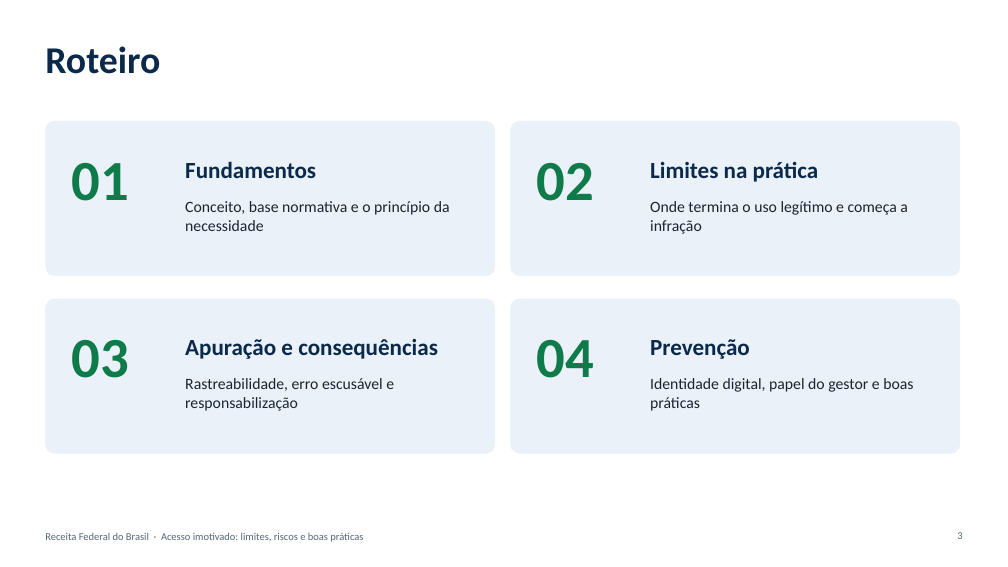
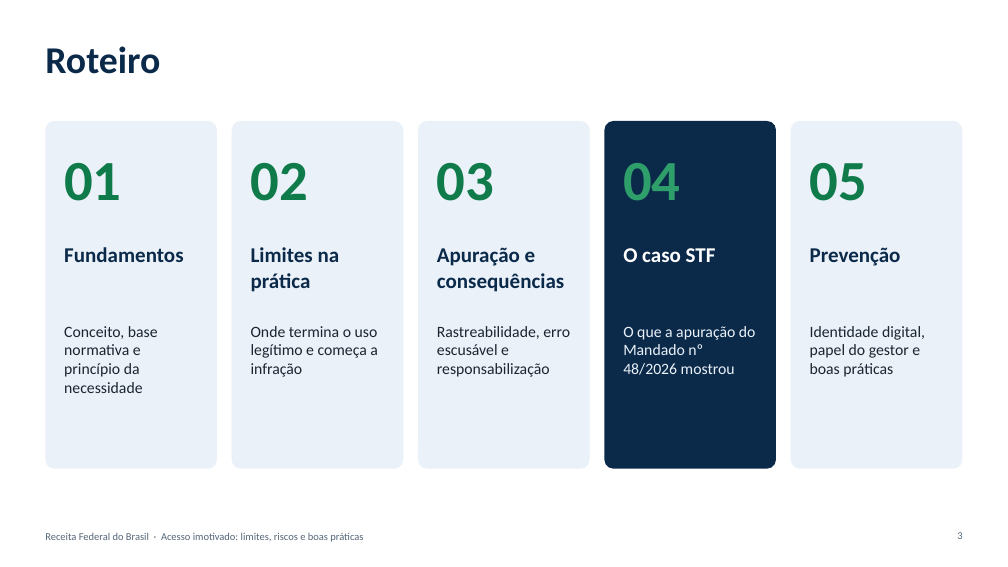
Before and after one commit to raphadesouzars-commits/desktop-tutorial, a slide deck: slide 3 of apresentacoes/Acesso_Imotivado_RFB.pptx. Drawn at 1008x567 pixels with LibreOffice and Linux fonts; fonts in the diff are those of the drawing. Boxes give left, top, right and bottom in pixels: in the first picture for what was removed or moved away, otherwise in the second. Text is boxed around its words. In the diff, an @@ line names an element or a change of style, - is before the commit and + after.

```diff
--- a/apresentacoes/Acesso_Imotivado_RFB.pptx
+++ b/apresentacoes/Acesso_Imotivado_RFB.pptx
@@ rounded rectangle resized from (x1=45, y1=121, x2=495, y2=276) to (x1=45, y1=121, x2=217, y2=469) @@
@@ text "01" moved from (x1=72, y1=163, x2=129, y2=201) to (x1=64, y1=163, x2=121, y2=201) @@
@@ proportions changed in 3 elements at (x1=45, y1=121, x2=217, y2=469), (x1=418, y1=121, x2=590, y2=469), (x1=231, y1=121, x2=403, y2=469) @@
@@ rounded rectangle resized from (x1=510, y1=121, x2=960, y2=276) to (x1=231, y1=121, x2=403, y2=469) @@
@@ text "02" moved from (x1=537, y1=163, x2=594, y2=201) to (x1=251, y1=163, x2=308, y2=201) @@
@@ rounded rectangle resized from (x1=45, y1=299, x2=495, y2=454) to (x1=418, y1=121, x2=590, y2=469) @@
@@ text "03" moved from (x1=72, y1=340, x2=129, y2=378) to (x1=437, y1=163, x2=494, y2=201) @@
@@ rounded rectangle resized from (x1=510, y1=299, x2=960, y2=454) to (x1=605, y1=121, x2=777, y2=469) @@
@@ rounded rectangle at (x1=605, y1=121, x2=777, y2=469): fill #EAF1F8 to #0B2A4A; proportions changed @@
@@ text "04" moved from (x1=537, y1=340, x2=594, y2=378) to (x1=623, y1=163, x2=680, y2=201) @@
@@ text "04" at (x1=623, y1=163, x2=680, y2=201): text colour #0F7B4A to #2E9E6B @@
@@ rounded rectangle added at (x1=791, y1=121, x2=963, y2=469), fill #EAF1F8 @@
@@ text added at (x1=810, y1=163, x2=867, y2=201), 54 pt, text #0F7B4A, bold @@
+05
@@ text "Fundamentos" moved from (x1=185, y1=161, x2=316, y2=178) to (x1=64, y1=247, x2=183, y2=262) @@
@@ text "Limites na prática" moved from (x1=650, y1=161, x2=819, y2=182) to (x1=251, y1=247, x2=340, y2=292) @@
@@ text "Apuração e consequências" moved from (x1=185, y1=339, x2=438, y2=359) to (x1=437, y1=247, x2=564, y2=292) @@
@@ text added at (x1=623, y1=248, x2=716, y2=262), 20 pt, text #FFFFFF, bold @@
+O caso STF
@@ size 22 to 20 pt in 4 elements at (x1=64, y1=247, x2=183, y2=262), (x1=251, y1=247, x2=340, y2=292), (x1=437, y1=247, x2=564, y2=292), (x1=810, y1=247, x2=901, y2=266) @@
@@ text "Prevenção" moved from (x1=650, y1=339, x2=750, y2=359) to (x1=810, y1=247, x2=901, y2=266) @@
@@ text at (x1=64, y1=326, x2=158, y2=393): text changed @@
-Conceito, base normativa e o princípio da necessidade
+Conceito, base normativa e princípio da necessidade
@@ text "Onde termina o uso legítimo ..." rewrapped from (x1=650, y1=201, x2=908, y2=234) to (x1=251, y1=326, x2=378, y2=377) @@
@@ text "Rastreabilidade, erro escusável e responsabilização" rewrapped from (x1=185, y1=378, x2=394, y2=411) to (x1=437, y1=326, x2=570, y2=377) @@
@@ text added at (x1=623, y1=326, x2=756, y2=375), 15 pt, text #EAF1F8 @@
+O que a apuração do Mandado nº 48/2026 mostrou
@@ text "Identidade digital, papel do gestor ..." rewrapped from (x1=650, y1=378, x2=913, y2=411) to (x1=810, y1=326, x2=925, y2=377) @@
```
Also in this commit, not shown: 1 other slide changed, 6 slides added.
